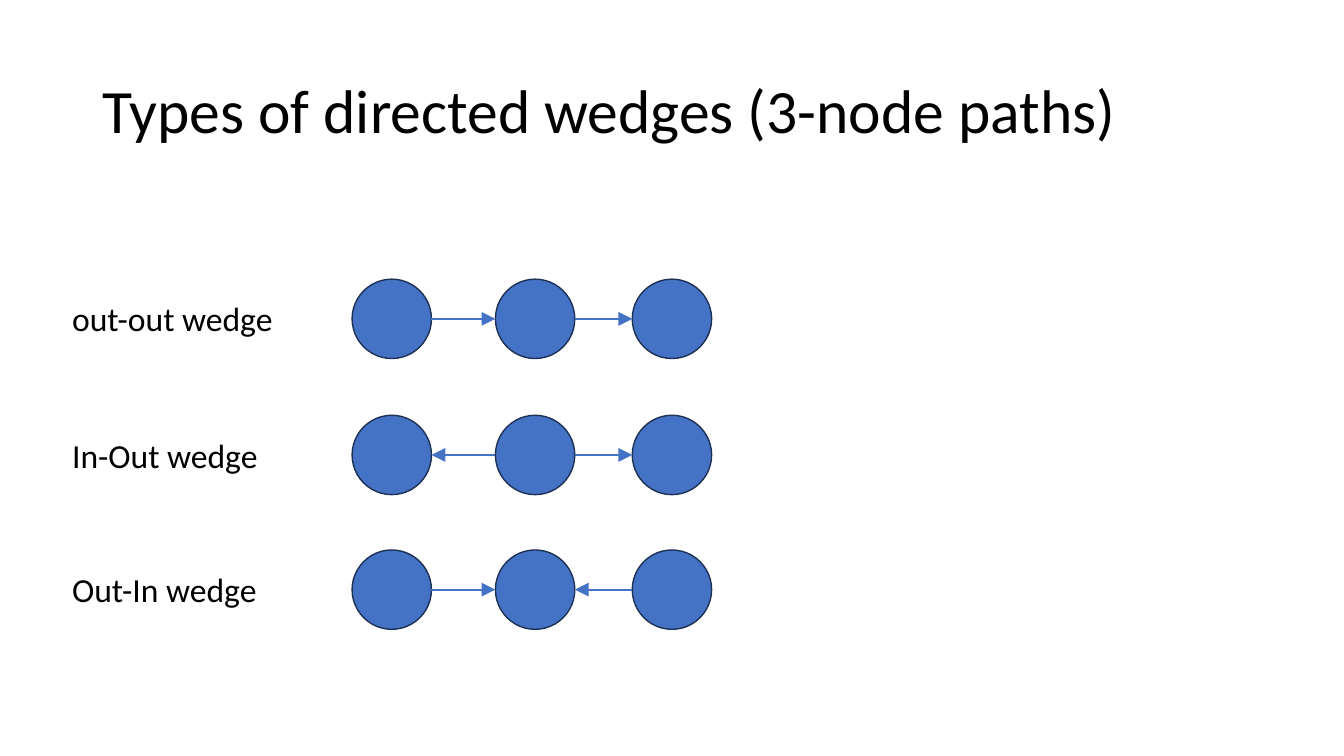
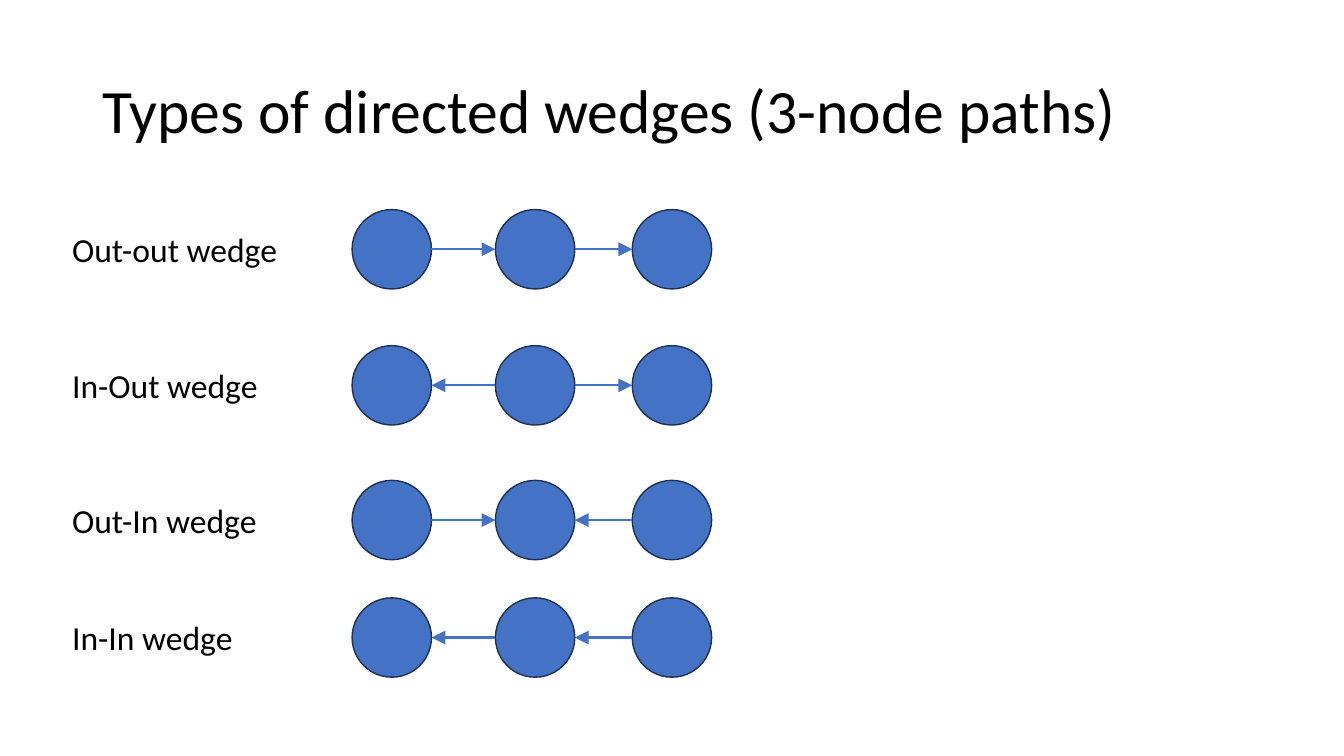
Before and after one commit to samwindels/gradco, a slide deck: slide 25 of presentation.pptx (slide 28 before the commit). Drawn at 1344x756 pixels with LibreOffice and Linux fonts; fonts in the diff are those of the drawing. Boxes give left, top, right and bottom in pixels: in the first picture for what was removed or moved away, otherwise in the second. Text is boxed around its words. In the diff, an @@ line names an element or a change of style, - is before the commit and + after.

```diff
--- a/presentation.pptx
+++ b/presentation.pptx
@@ text at (72,238,277,268): text changed @@
-out-out wedge
+Out-out wedge
@@ 9 ellipses, 6 arrows, 2 texts: place and size @@
-9 ellipses, 6 arrows, 2 texts at (72,279,712,630)
+9 ellipses, 6 arrows, 2 texts at (72,210,712,561)
@@ ellipse added at (352,598,432,678), fill #4472C4, outline #1E3256 1 pt @@
@@ ellipse added at (496,598,576,678), fill #4472C4, outline #1E3256 1 pt @@
@@ ellipse added at (632,598,712,678), fill #4472C4, outline #1E3256 1 pt @@
@@ text added at (72,626,232,656), 24 pt, text #000000 @@
+In-In wedge
@@ arrow added from (496, 637) to (432, 637), #4472C4 1.5 pt @@
@@ arrow added from (632, 637) to (575, 637), #4472C4 1.5 pt @@
```
Also in this commit, not shown: 23 other slides changed, 2 slides added.
